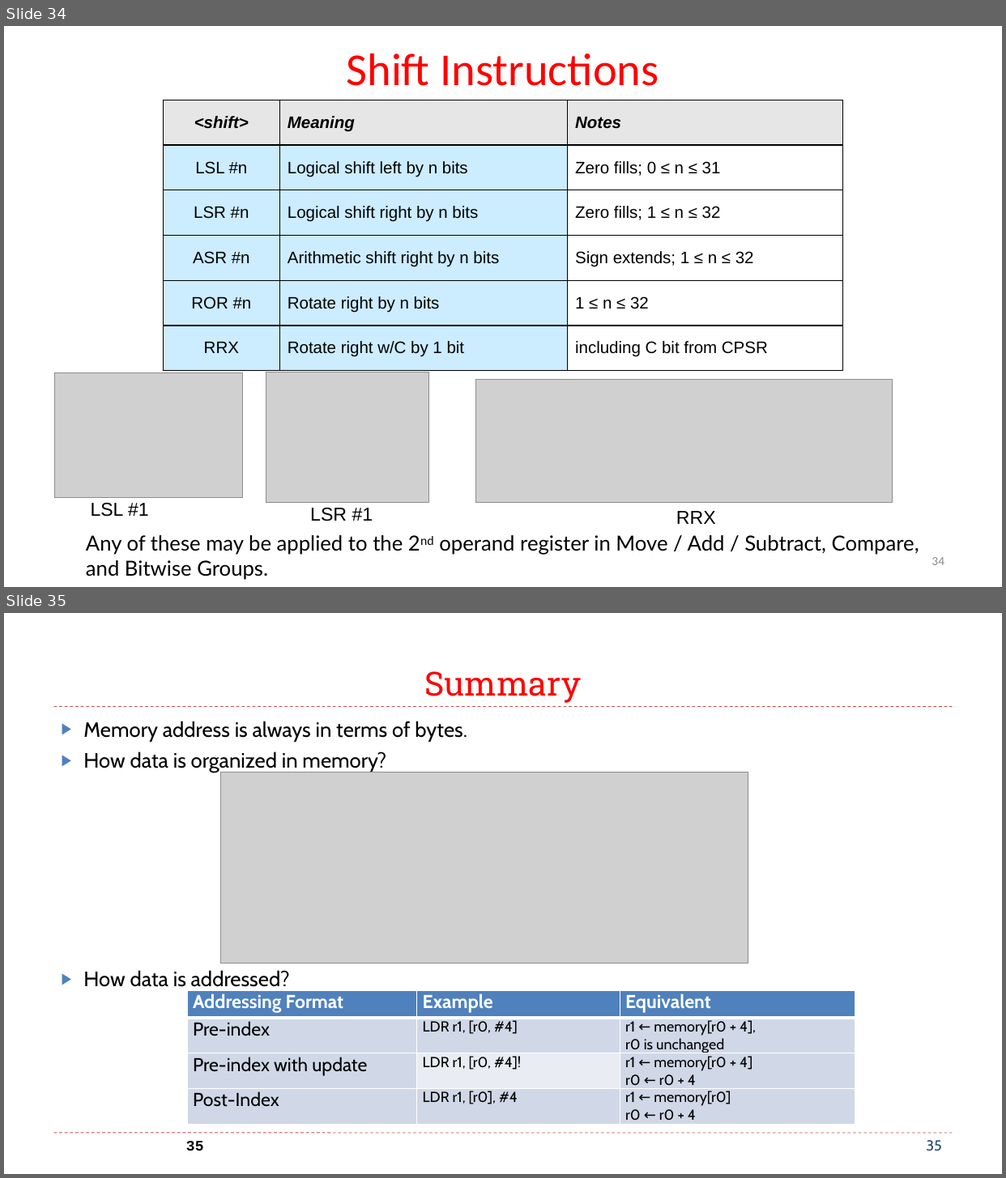
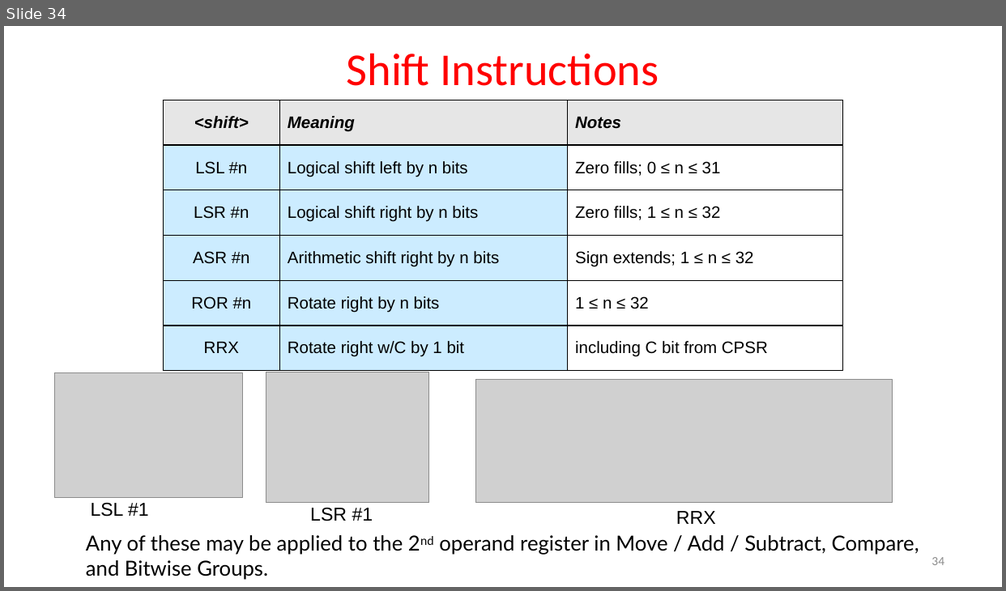
Before and after one commit to guhofstra/CSC111Fa25, a slide deck: PPTs/L3 DataManipulation.pptx. Shown one above the other, each under a label of ours: slides 34 and 35 before the commit, slide 34 after it. The pictures are 1006x1178 and 1006x591 pixels, drawn with LibreOffice and Linux fonts; fonts in the diff are those of the drawing; grey boxes stand for pictures; background and template pictures are left out. Boxes give left, top, right and bottom in pixels: in the first picture for what was removed or moved away, otherwise in the second. Text is boxed around its words. In the diff, an @@ line names an element or a change of style, - is before the commit and + after.

```diff
--- a/PPTs/L3 DataManipulation.pptx
+++ b/PPTs/L3 DataManipulation.pptx
@@ slide 35 removed at bbox=[4, 613, 1002, 1174], background #FFFFFF @@
@@ title removed at bbox=[425, 671, 581, 703] @@
-Summary
@@ line removed from (54, 707) to (953, 707) @@
@@ text removed at bbox=[83, 721, 467, 987] @@
-▶ Memory address is always in terms of bytes.
-▶ How data is organized in memory?
-▶ How data is addressed?
@@ picture removed at bbox=[220, 772, 748, 964] @@
@@ table removed at bbox=[187, 991, 855, 1124], 4 rows, 3 columns @@
-Addressing Format | Example | Equivalent
-Pre-index | LDR r1, [r0, #4] | r1 ← memory[r0 + 4], / r0 is unchanged
-Pre-index with update | LDR r1, [r0, #4]! | r1 ← memory[r0 + 4] / r0 ← r0 + 4
-Post-Index | LDR r1, [r0], #4 | r1 ← memory[r0] / r0 ← r0 + 4
@@ line removed from (54, 1133) to (953, 1133) @@
@@ page number removed at bbox=[186, 1141, 204, 1151] @@
-35
@@ page number removed at bbox=[926, 1140, 942, 1152] @@
-35
```
Also in this commit, not shown: 12 slides changed, 1 other file.
